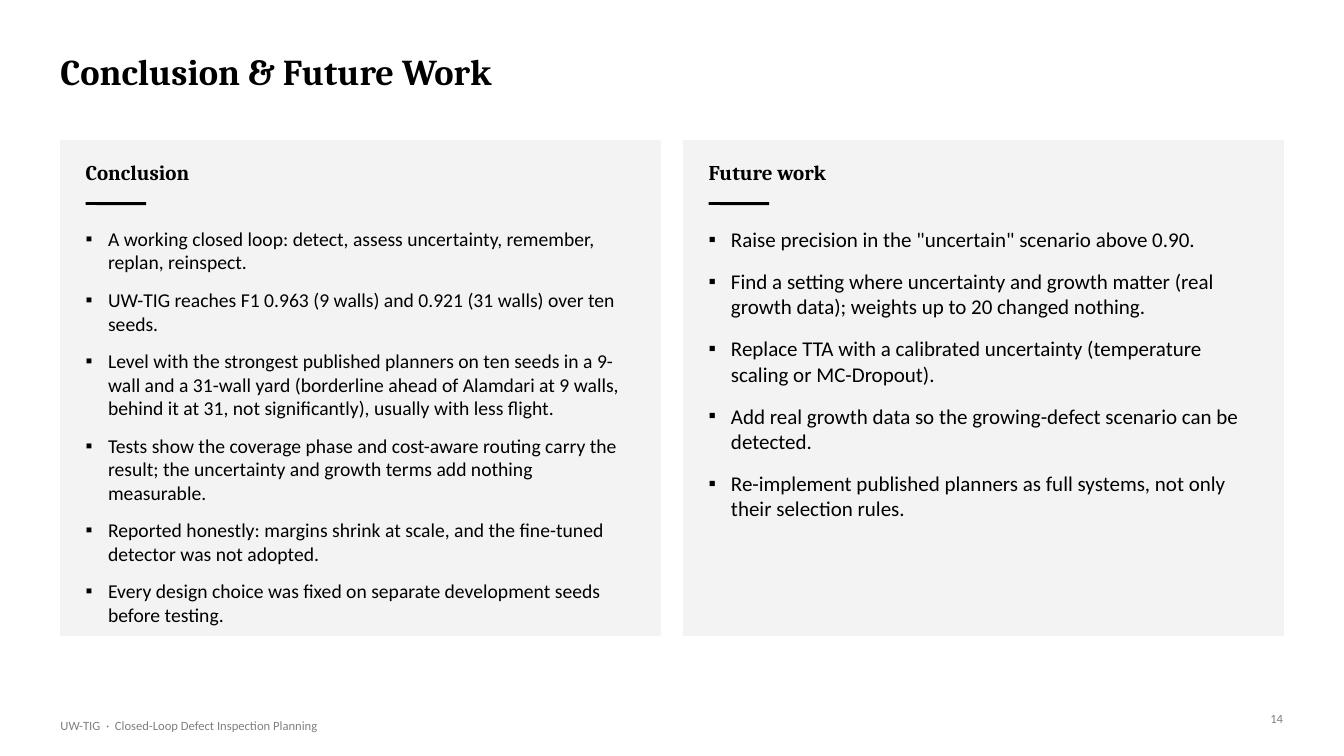
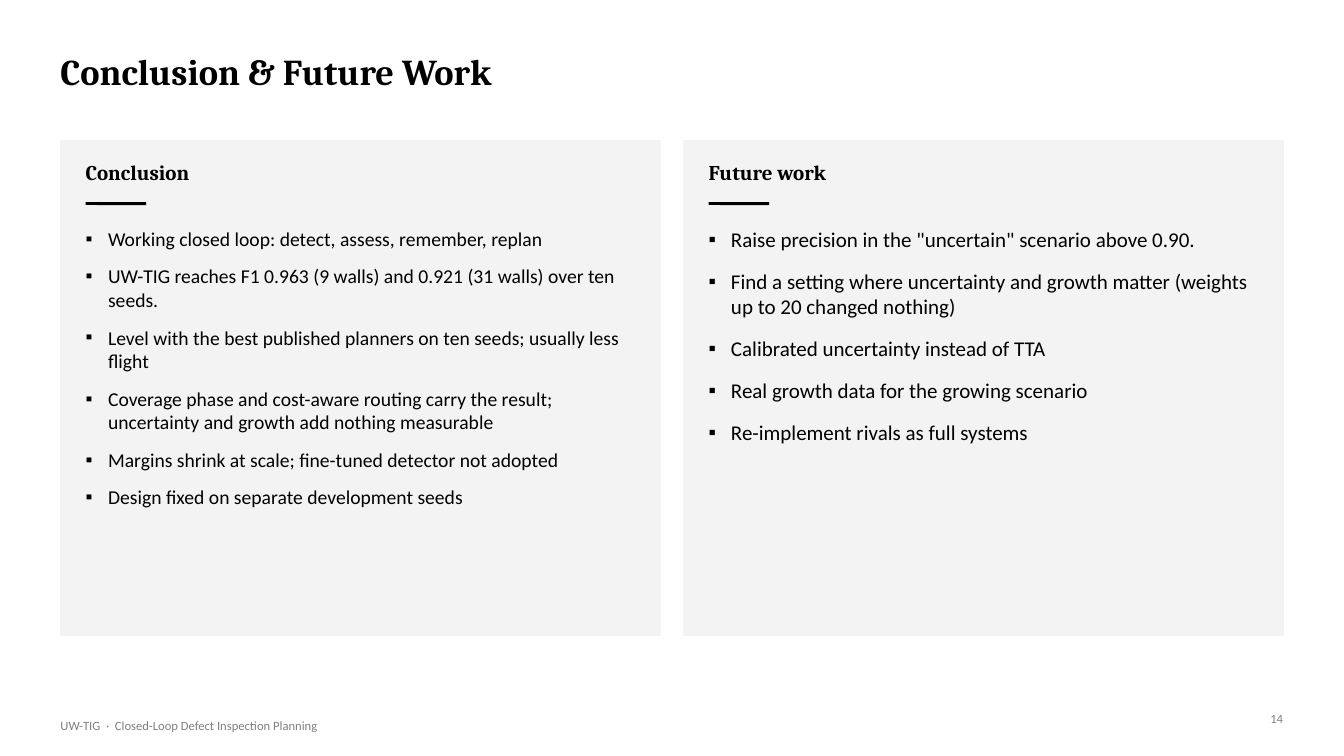
Before and after one commit to DrNeel11/project_work_1, a slide deck: slide 14 of drone-sim-today/UW-TIG_Review_Deck.pptx. Drawn at 1344x756 pixels with LibreOffice and Linux fonts; fonts in the diff are those of the drawing. Boxes give left, top, right and bottom in pixels: in the first picture for what was removed or moved away, otherwise in the second. Text is boxed around its words. In the diff, an @@ line names an element or a change of style, - is before the commit and + after.

```diff
--- a/drone-sim-today/UW-TIG_Review_Deck.pptx
+++ b/drone-sim-today/UW-TIG_Review_Deck.pptx
@@ text at (108, 232, 542, 250): text changed @@
-▪ A working closed loop: detect, assess uncertainty, remember, replan, reinspect.
+▪ Working closed loop: detect, assess, remember, replan
@@ text at (731, 274, 1247, 444): text changed @@
-▪ Find a setting where uncertainty and growth matter (real growth data); weights up to 20 changed nothing.
-▪ Replace TTA with a calibrated uncertainty (temperature scaling or MC-Dropout).
-▪ Add real growth data so the growing-defect scenario can be detected.
-▪ Re-implement published planners as full systems, not only their selection rules.
+▪ Find a setting where uncertainty and growth matter (weights up to 20 changed nothing)
+▪ Calibrated uncertainty instead of TTA
+▪ Real growth data for the growing scenario
+▪ Re-implement rivals as full systems
@@ text at (108, 331, 619, 508): text changed @@
-▪ Level with the strongest published planners on ten seeds in a 9-wall and a 31-wall yard (borderline ahead of Alamdari at 9 walls, behind it at 31, not significantly), usually with less flight.
-▪ Tests show the coverage phase and cost-aware routing carry the result; the uncertainty and growth terms add nothing measurable.
-▪ Reported honestly: margins shrink at scale, and the fine-tuned detector was not adopted.
-▪ Every design choice was fixed on separate development seeds before testing.
+▪ Level with the best published planners on ten seeds; usually less flight
+▪ Coverage phase and cost-aware routing carry the result; uncertainty and growth add nothing measurable
+▪ Margins shrink at scale; fine-tuned detector not adopted
+▪ Design fixed on separate development seeds
```
Also in this commit, not shown: 11 other slides changed, 1 other file.
